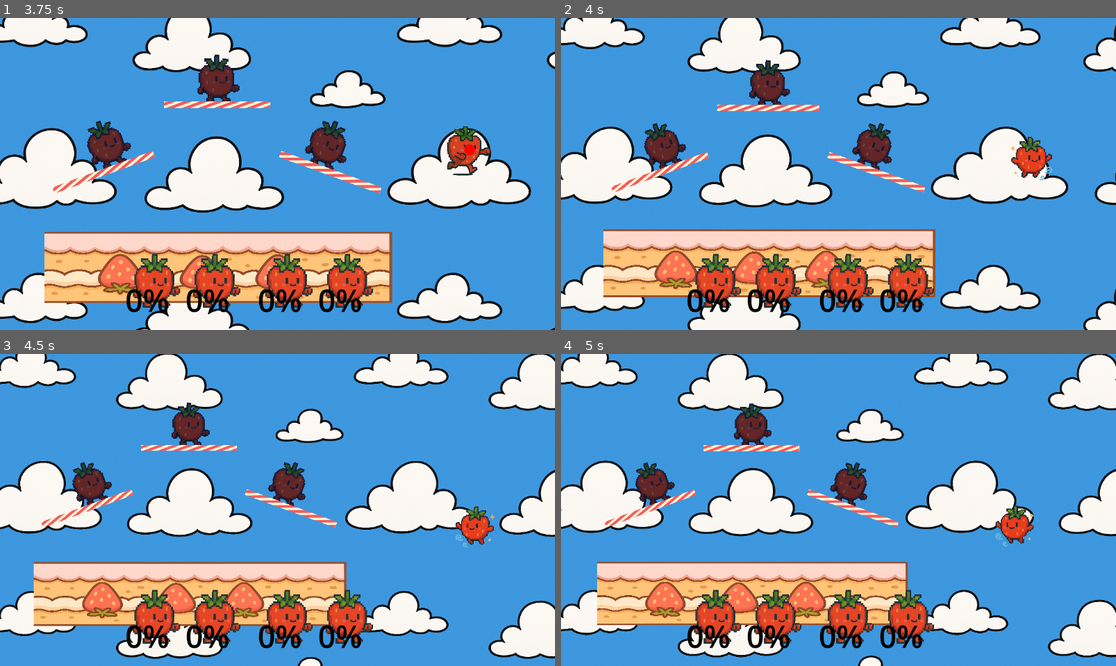
Above: before the commit, frames 1-4 (two rows, left to right).
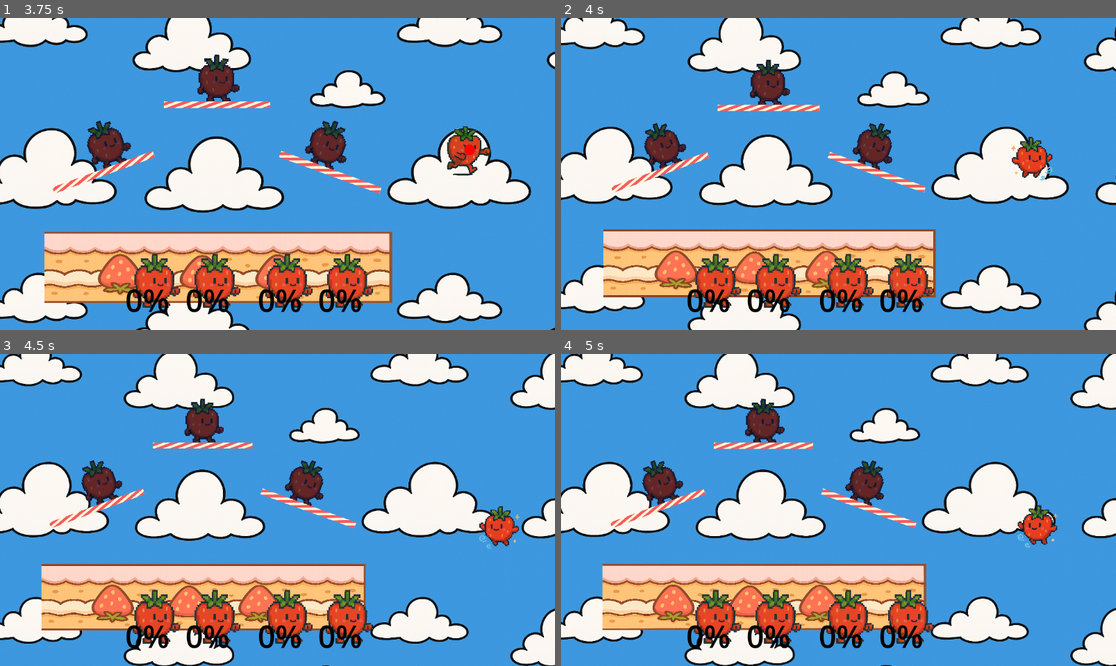
Above: after the commit, the same moments.

Repository: ktarrant/shortcake
Game: Godot game, scene res://scenes/main/Main.tscn
The game is run twice, just before and just after one commit, with the same random seed, the same clock (stepped at 60 frames per second) and the same inputs.
Inputs:
- Up to frame 1 (3.75 s): hold Right (move_right) 0.53-2.03 s; tap D (attack) at 0.6, 2.1, 3.6 s; tap Up (jump) at 0.77, 1.52, 3.02 s; tap S (shield) at 1.35, 2.85 s; hold Left (move_left) 2.03-2.78 s; hold Right (move_right) from 2.78 s (still down)
- Up to frame 2 (4 s): keep holding Right (move_right); tap Up (jump) at 3.77 s
- Up to frame 3 (4.5 s): release Right (move_right) at 4.28 s; hold Left (move_left) from 4.28 s (still down); tap S (shield) at 4.35 s
- Up to frame 4 (5 s): keep holding Left (move_left); tap Up (jump) at 4.52 s

Frame 1 is identical in both runs. In frame 2, 2.9% of the frame differs, in the area x 0-100%, y 0-100%; in frame 3, 24%; in frame 4, 24%.

Commit message:
fine tune camera bounds

Diff:
--- a/scenes/main/Main.tscn
+++ b/scenes/main/Main.tscn
@@ -171,5 +171,6 @@
 
 [node name="Camera2D" type="Camera2D" parent="."]
 script = ExtResource("7_sjxhf")
+max_inclusion_x = 1000
 
 [connection signal="body_entered" from="DeathZone" to="." method="_on_DeathZone_body_entered"]
